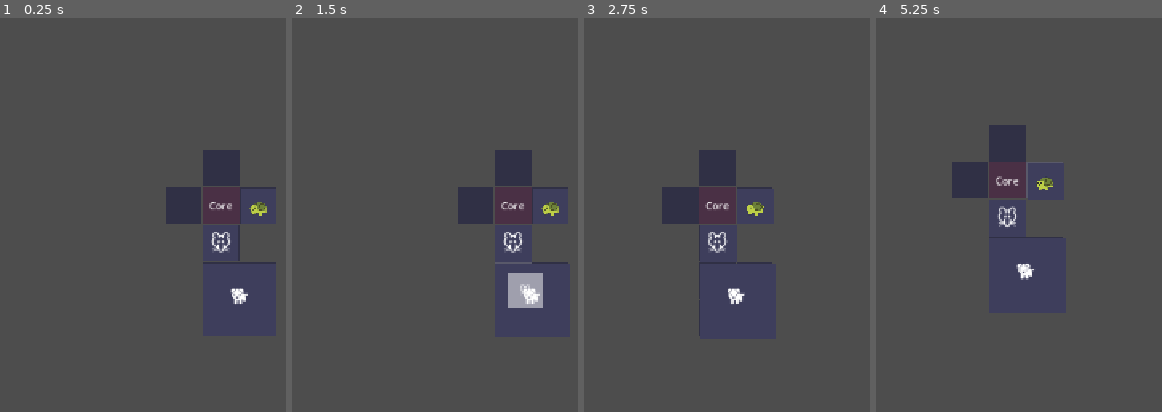
Above: before the commit, frames 1-4 (left to right).
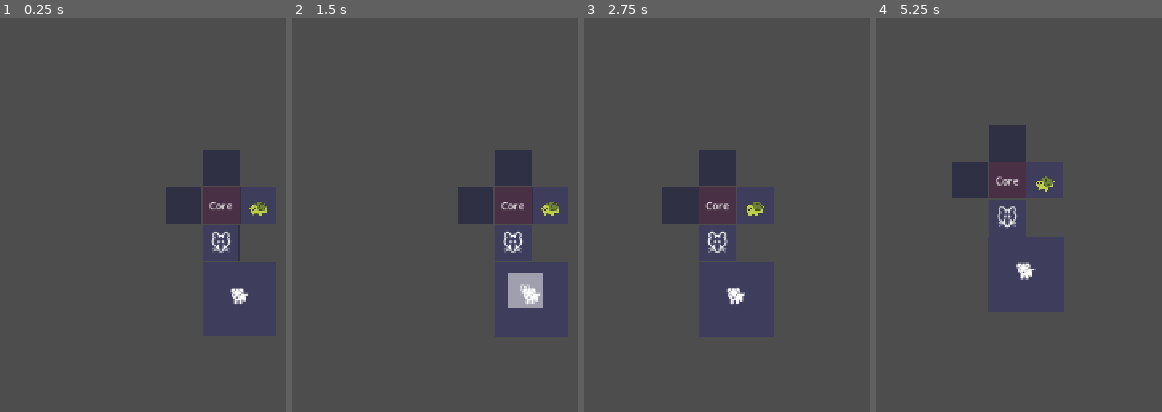
Above: after the commit, the same moments.

Repository: seekerzz/tower-html
Game: Godot game, scene res://src/Scenes/Tests/TestGridScene.tscn
Same seed, same stepped clock (60 frames per second), same inputs: the game is played once before the commit and once after it. The project has no main scene, so this scene is started directly.
Inputs (mouse positions are in pixels of both pictures, inside the frame that each line leads up to):
- Up to frame 1 (0.25 s): no input
- Up to frame 2 (1.5 s): tap Enter at 0.5 s; drag from (512, 207) to (549, 317) at 0.52 s; tap Space at 1.25 s; drag from (512, 242) to (497, 333) at 1.27 s
- Up to frame 3 (2.75 s): move the mouse to (804, 167) at 2.02 s; hold Right (ui_right) from 2.03 s (still down); tap R at 2.1 s; click (804, 167) at 2.17 s
- Up to frame 4 (5.25 s): release Right (ui_right) at 2.75 s; drag from (1047, 207) to (881, 175) at 2.77 s; drag from (970, 207) to (1044, 317) at 3.52 s; tap Enter at 4.25 s; drag from (1007, 242) to (1001, 132) at 4.27 s; move the mouse to (1044, 207) at 5.02 s; hold Down (ui_down) from 5.03 s (still down); tap Q at 5.1 s; click (1044, 207) at 5.17 s

The runs differ from the first frame. In frame 1, less than 0.1% of the frame differs, in the area x 87-94%, y 48-51%; in frame 2, 0.1%; in frame 3, 0.2%; in frame 4, 0.3%, in the area x 42-66%, y 36-67%.

Commit message:
Enhance Unit and Enemy animations
- Restructure `Unit.tscn` to group visual elements under a `Visuals` Node2D.
- Update `Unit.gd` to tween the `Visuals` node, ensuring emoji icons move with the background during attacks and breathing.
- Update `UnitDragHandler.gd` to support the new node hierarchy.
- Update `Enemy.gd` to add a wobble/breathing effect using `_draw` radius modulation.
- Implement a lunge animation for enemies by tweening a `draw_offset` and syncing the Label position.

Diff:
--- a/src/Scenes/Game/Unit.tscn
+++ b/src/Scenes/Game/Unit.tscn
@@ -8,7 +8,9 @@
 [node name="Unit" type="Node2D"]
 script = ExtResource("1_unit")
 
-[node name="ColorRect" type="ColorRect" parent="."]
+[node name="Visuals" type="Node2D" parent="."]
+
+[node name="ColorRect" type="ColorRect" parent="Visuals"]
 offset_left = -28.0
 offset_top = -28.0
 offset_right = 28.0
@@ -16,7 +18,7 @@
 mouse_filter = 2
 color = Color(0.243137, 0.243137, 0.360784, 1)
 
-[node name="Label" type="Label" parent="."]
+[node name="Label" type="Label" parent="Visuals"]
 offset_left = -28.0
 offset_top = -28.0
 offset_right = 28.0
@@ -26,7 +28,7 @@
 horizontal_alignment = 1
 vertical_alignment = 1
 
-[node name="StarLabel" type="Label" parent="."]
+[node name="StarLabel" type="Label" parent="Visuals"]
 visible = false
 offset_left = 6.0
 offset_top = 10.0
--- a/src/Scripts/Enemy.gd
+++ b/src/Scripts/Enemy.gd
@@ -17,6 +17,10 @@
 var bypass_dest = null
 var bypass_wall = null
 
+# Visual animation variables
+var draw_offset: Vector2 = Vector2.ZERO
+var wobble_factor: float = 0.0
+
 func _ready():
 	raycast = RayCast2D.new()
 	raycast.enabled = true
@@ -37,31 +41,41 @@
 
 func update_visuals():
 	$Label.text = enemy_data.icon
-	# Draw background circle via script or node? Node is easier.
-	# We can use a custom draw in a Node2D child or just a Sprite.
 	queue_redraw()
 
 func _draw():
-	# Draw Enemy Circle
+	# Wobble effect
+	wobble_factor = sin(Time.get_ticks_msec() * 0.01) * 2.0
+	var radius = enemy_data.get("radius", 15.0) + wobble_factor
+
+	# Draw Enemy Circle with offset (for lunge) and wobble
 	var color = enemy_data.color
 	if hit_flash_timer > 0:
 		color = Color.WHITE
-	draw_circle(Vector2.ZERO, enemy_data.radius, color)
-
-	# Draw HP Bar
+
+	draw_circle(draw_offset, radius, color)
+
+	# Draw HP Bar (also follows offset)
 	var hp_pct = hp / max_hp
 	var bar_w = 20
 	var bar_h = 4
-	var bar_pos = Vector2(-bar_w/2, -enemy_data.radius - 8)
+	var base_radius = enemy_data.get("radius", 15.0)
+	var bar_pos = draw_offset + Vector2(-bar_w/2, -base_radius - 8)
 	draw_rect(Rect2(bar_pos, Vector2(bar_w, bar_h)), Color.RED)
 	draw_rect(Rect2(bar_pos, Vector2(bar_w * hp_pct, bar_h)), Color.GREEN)
 
+	# Update label position to match draw_offset
+	if has_node("Label"):
+		$Label.position = Vector2(-20, -11.5) + draw_offset
+
 func _process(delta):
 	if !GameManager.is_wave_active: return
 
+	# Constant redraw for wobble
+	queue_redraw()
+
 	if hit_flash_timer > 0:
 		hit_flash_timer -= delta
-		if hit_flash_timer <= 0: queue_redraw()
 
 	if slow_timer > 0:
 		slow_timer -= delta
@@ -88,8 +102,22 @@
 func attack_wall_logic(delta):
 	attack_timer -= delta
 	if attack_timer <= 0:
+		# Trigger attack damage
 		attacking_wall.take_damage(enemy_data.dmg)
 		attack_timer = 1.0
+
+		# Lunge Animation
+		play_lunge_anim(attacking_wall.global_position)
+
+func play_lunge_anim(target_pos: Vector2):
+	var dir = (target_pos - global_position).normalized()
+	var lunge_dist = 15.0
+
+	var tween = create_tween()
+	# Move draw_offset towards target
+	tween.tween_property(self, "draw_offset", dir * lunge_dist, 0.1).set_trans(Tween.TRANS_CUBIC)
+	# Return to zero
+	tween.tween_property(self, "draw_offset", Vector2.ZERO, 0.2).set_trans(Tween.TRANS_CUBIC)
 
 func move_towards_core(delta):
 	if !GameManager.grid_manager: return
@@ -109,7 +137,8 @@
 	var direction = (target - global_position).normalized()
 
 	# Raycast Check
-	raycast.target_position = Vector2(enemy_data.radius + 15, 0)
+	var base_radius = enemy_data.get("radius", 15.0)
+	raycast.target_position = Vector2(base_radius + 15, 0)
 	# Adjust for local rotation if any
 	raycast.global_rotation = direction.angle()
 	raycast.force_raycast_update()
--- a/src/Scripts/UI/UnitDragHandler.gd
+++ b/src/Scripts/UI/UnitDragHandler.gd
@@ -5,8 +5,29 @@
 func setup(unit):
 	unit_ref = unit
 	# Match unit size
-	size = unit.get_node("ColorRect").size
-	position = unit.get_node("ColorRect").position
+	# "ColorRect" might be direct child or under "Visuals"
+	var color_rect = unit.get_node_or_null("Visuals/ColorRect")
+	if not color_rect:
+		color_rect = unit.get_node_or_null("ColorRect")
+
+	if color_rect:
+		size = color_rect.size
+		# If under Visuals, position is relative to Visuals. Visuals is at 0,0.
+		# If direct, position is relative to Unit.
+		# So it should be fine either way if Visuals is at 0,0.
+		# But wait, unit.get_node("Visuals/ColorRect").position is -28, -28.
+		# The DragHandler is added to unit (Unit root).
+		# So we should match that position.
+		# Note: unit.get_node("Visuals/ColorRect").position is local to Visuals.
+		# Visuals.position is 0,0 relative to Unit.
+		# So Visuals/ColorRect's global position relative to Unit is Visuals.position + ColorRect.position.
+		# So it's just ColorRect.position.
+		position = color_rect.position
+	else:
+		# Fallback if no rect found
+		size = Vector2(56, 56)
+		position = -size/2
+
 	mouse_filter = MOUSE_FILTER_PASS # Allow clicks to pass to Area2D if needed, but drag might consume?
 	# _get_drag_data consumes the event if it returns something.
 	# If we want click to work (for info tooltip or selection), we rely on _gui_input?
--- a/src/Scripts/Unit.gd
+++ b/src/Scripts/Unit.gd
@@ -18,7 +18,7 @@
 var skill_mana_cost: float = 30.0
 
 var production_timer: float = 0.0
-var visual_node: CanvasItem = null
+var visual_node: Node2D = null
 
 var is_starving: bool = false
 var is_no_mana: bool = false
@@ -107,52 +107,61 @@
 		GameManager.spawn_floating_text(global_position, skill_name.capitalize() + "!", Color.CYAN)
 
 		var tween = create_tween()
-		tween.tween_property($ColorRect, "scale", Vector2(1.2, 1.2), 0.1)
-		tween.tween_property($ColorRect, "scale", Vector2(1.0, 1.0), 0.1)
+		if has_node("Visuals"):
+			var v = $Visuals
+			tween.tween_property(v, "scale", Vector2(1.2, 1.2), 0.1)
+			tween.tween_property(v, "scale", Vector2(1.0, 1.0), 0.1)
 
 	else:
 		is_no_mana = true
 		GameManager.spawn_floating_text(global_position, "No Mana!", Color.BLUE)
 
 func update_visuals():
-	# Kept HEAD version: Safer because it checks for node existence
-	if has_node("Label"):
-		$Label.text = unit_data.icon
+	if !has_node("Visuals"): return
+
+	if has_node("Visuals/Label"):
+		$Visuals/Label.text = unit_data.icon
 
 	# Size update
-	if has_node("ColorRect"):
+	if has_node("Visuals/ColorRect"):
 		var size = unit_data.size
-		$ColorRect.size = Vector2(size.x * 60 - 4, size.y * 60 - 4)
-		$ColorRect.position = -($ColorRect.size / 2)
-		if has_node("Label"):
-			$Label.position = $ColorRect.position
-			$Label.size = $ColorRect.size
+		var rect = $Visuals/ColorRect
+		rect.size = Vector2(size.x * 60 - 4, size.y * 60 - 4)
+		rect.position = -(rect.size / 2)
+		if has_node("Visuals/Label"):
+			var lbl = $Visuals/Label
+			lbl.position = rect.position
+			lbl.size = rect.size
 
 	if level > 1:
-		if has_node("StarLabel"):
-			$StarLabel.text = "⭐%d" % level
-			$StarLabel.show()
+		if has_node("Visuals/StarLabel"):
+			$Visuals/StarLabel.text = "⭐%d" % level
+			$Visuals/StarLabel.show()
 	else:
-		if has_node("StarLabel"):
-			$StarLabel.hide()
+		if has_node("Visuals/StarLabel"):
+			$Visuals/StarLabel.hide()
 
 	_update_buff_icons()
 
 func _update_buff_icons():
-	var buff_container = get_node_or_null("BuffContainer")
+	# BuffContainer is attached to Visuals so it scales/moves with it
+	if !has_node("Visuals"): return
+
+	var buff_container = $Visuals.get_node_or_null("BuffContainer")
 	if !buff_container:
 		buff_container = HBoxContainer.new()
 		buff_container.name = "BuffContainer"
 		buff_container.alignment = BoxContainer.ALIGNMENT_CENTER
 		# Check if ColorRect exists to base position
-		if has_node("ColorRect"):
-			buff_container.position = Vector2(-$ColorRect.size.x/2, $ColorRect.size.y/2 - 15)
-			buff_container.size = Vector2($ColorRect.size.x, 15)
+		if has_node("Visuals/ColorRect"):
+			var rect = $Visuals/ColorRect
+			buff_container.position = Vector2(-rect.size.x/2, rect.size.y/2 - 15)
+			buff_container.size = Vector2(rect.size.x, 15)
 		else:
 			buff_container.position = Vector2(0, 20)
 
 		buff_container.mouse_filter = Control.MOUSE_FILTER_IGNORE
-		add_child(buff_container)
+		$Visuals.add_child(buff_container)
 
 	for child in buff_container.get_children():
 		child.queue_free()
@@ -213,7 +222,7 @@
 var breathe_tween: Tween = null
 
 func start_breathe_anim():
-	visual_node = get_node_or_null("ColorRect")
+	visual_node = get_node_or_null("Visuals")
 	if !visual_node: return
 
 	if breathe_tween: breathe_tween.kill()
@@ -223,7 +232,7 @@
 	breathe_tween.tween_property(visual_node, "scale", Vector2(1.0, 1.0), 1.0).set_trans(Tween.TRANS_SINE)
 
 func play_attack_anim(attack_type: String, target_pos: Vector2):
-	if !visual_node: visual_node = get_node_or_null("ColorRect")
+	if !visual_node: visual_node = get_node_or_null("Visuals")
 	if !visual_node: return
 
 	if breathe_tween: breathe_tween.kill()
@@ -233,9 +242,7 @@
 	if attack_type == "melee":
 		# Lunge
 		var dir = (target_pos - global_position).normalized()
-		var original_pos = -(visual_node.size / 2) # ColorRect is centered by position offset in update_visuals
-		# Wait, update_visuals sets $ColorRect.position = -($ColorRect.size / 2)
-		# So original_pos should be that.
+		var original_pos = Vector2.ZERO # Visuals is at 0,0 locally
 
 		var lunge_pos = original_pos + dir * 15.0
 
@@ -331,15 +338,12 @@
 func create_ghost():
 	if ghost_node: return
 	ghost_node = Node2D.new()
-	if has_node("ColorRect"):
-		var rect = $ColorRect.duplicate()
-		ghost_node.add_child(rect)
-	if has_node("Label"):
-		var lbl = $Label.duplicate()
-		ghost_node.add_child(lbl)
-	# Visual copies need to be reset in position because they were children of unit centered at 0,0
-	# Wait, rect position is -size/2.
-	# If I add them to ghost_node, and set ghost_node position to start_position, it should match.
+
+	if has_node("Visuals"):
+		# Duplicate everything in Visuals
+		for child in $Visuals.get_children():
+			var dup = child.duplicate()
+			ghost_node.add_child(dup)
 
 	get_parent().add_child(ghost_node)
 	ghost_node.position = start_position
